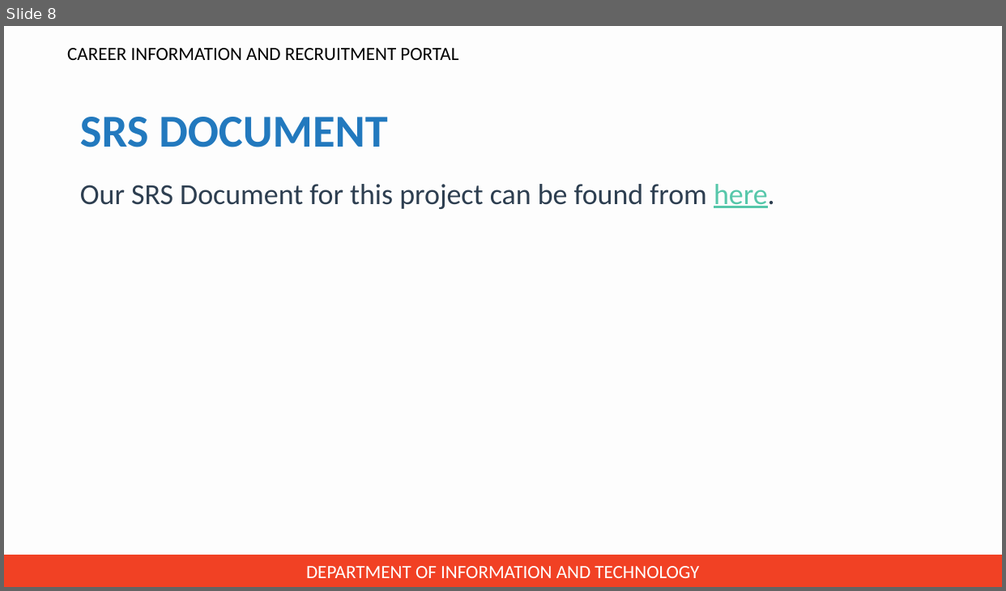
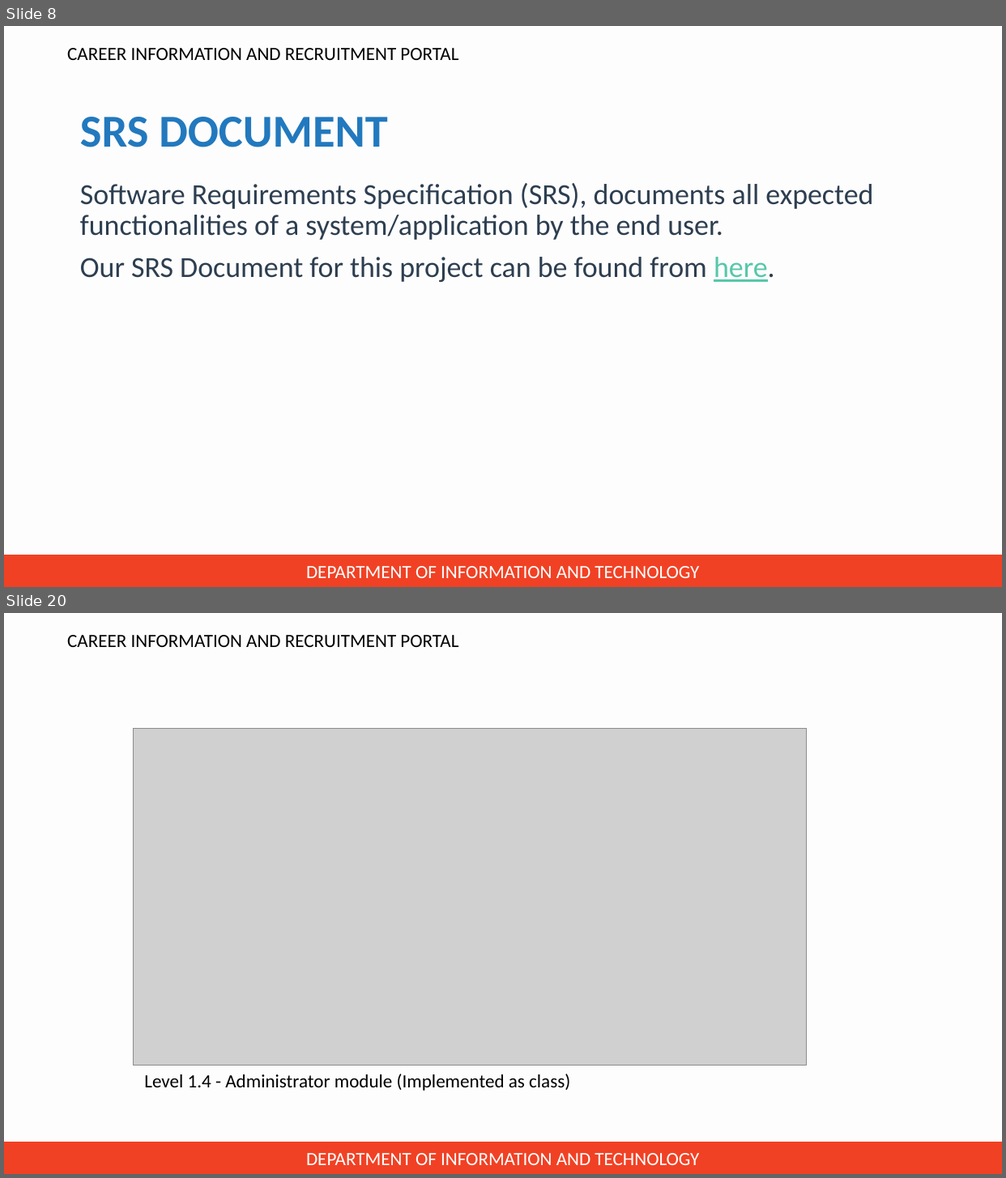
Before and after one commit to jincy-p-janardhanan/Career-Information-and-Recruitment-Portal, a slide deck: Presentation for zeroth review/PPT for zeroth review.pptx. Shown one above the other, each under a label of ours: slide 8 before the commit, slides 8 and 20 after it; the slides between them are not shown. The pictures are 1006x591 and 1006x1178 pixels, drawn with LibreOffice and Linux fonts; fonts in the diff are those of the drawing; grey boxes stand for pictures; background and template pictures are left out. Boxes give left, top, right and bottom in pixels: in the first picture for what was removed or moved away, otherwise in the second. Text is boxed around its words. In the diff, an @@ line names an element or a change of style, - is before the commit and + after.

```diff
--- a/Presentation for zeroth review/PPT for zeroth review.pptx
+++ b/Presentation for zeroth review/PPT for zeroth review.pptx
@@ slide 20 added at bbox=[4, 613, 1002, 1174], background #F2F2F2 at 9% opacity; not listed: 2 template elements that a slide beside it also shows @@
@@ picture added at bbox=[133, 728, 807, 1066] @@
@@ text added at bbox=[144, 1074, 570, 1091], 18 pt, text #000000 @@
+Level 1.4 - Administrator module (Implemented as class)
@@ slide 8 changed as well @@
@@ text at bbox=[80, 183, 873, 240]: paragraph added @@
+Software Requirements Specification (SRS), documents all expected functionalities of a system/application by the end user.
```
Also in this commit, not shown: 4 other slides changed, 28 other slides added, 2 slides removed.
